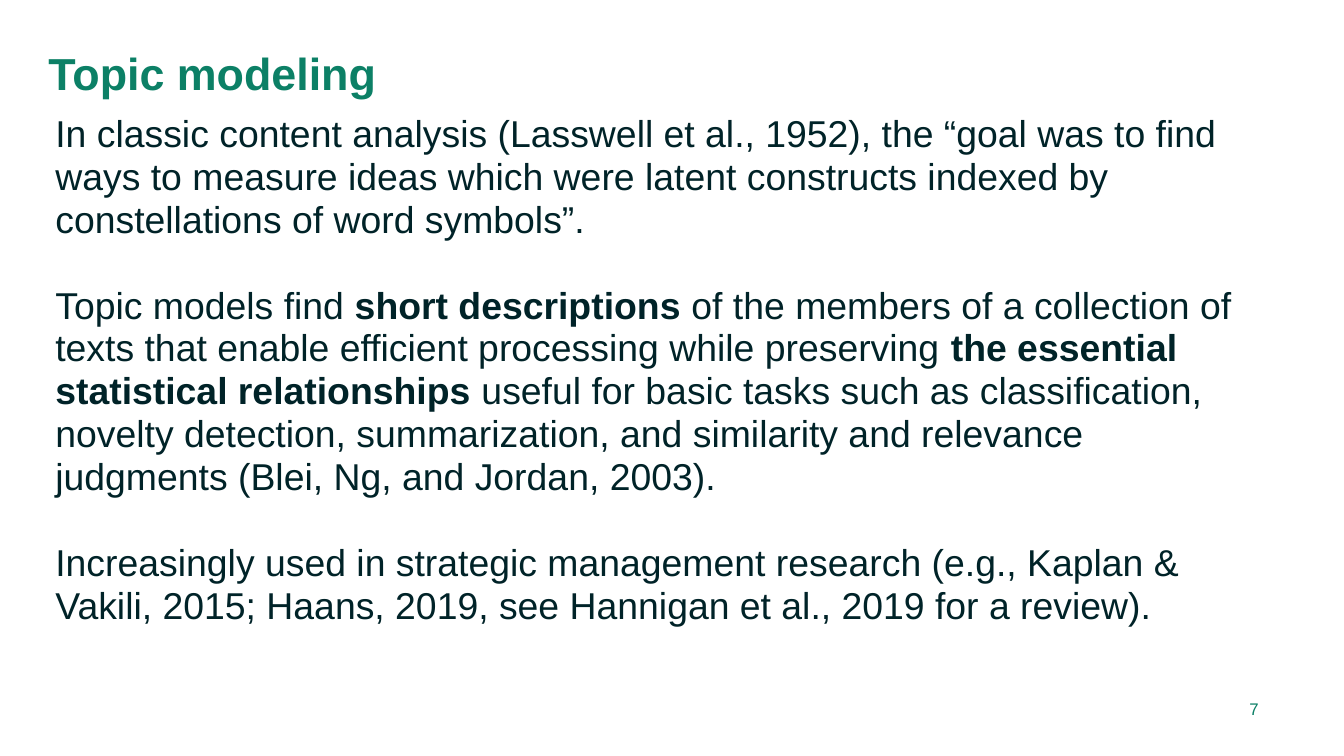
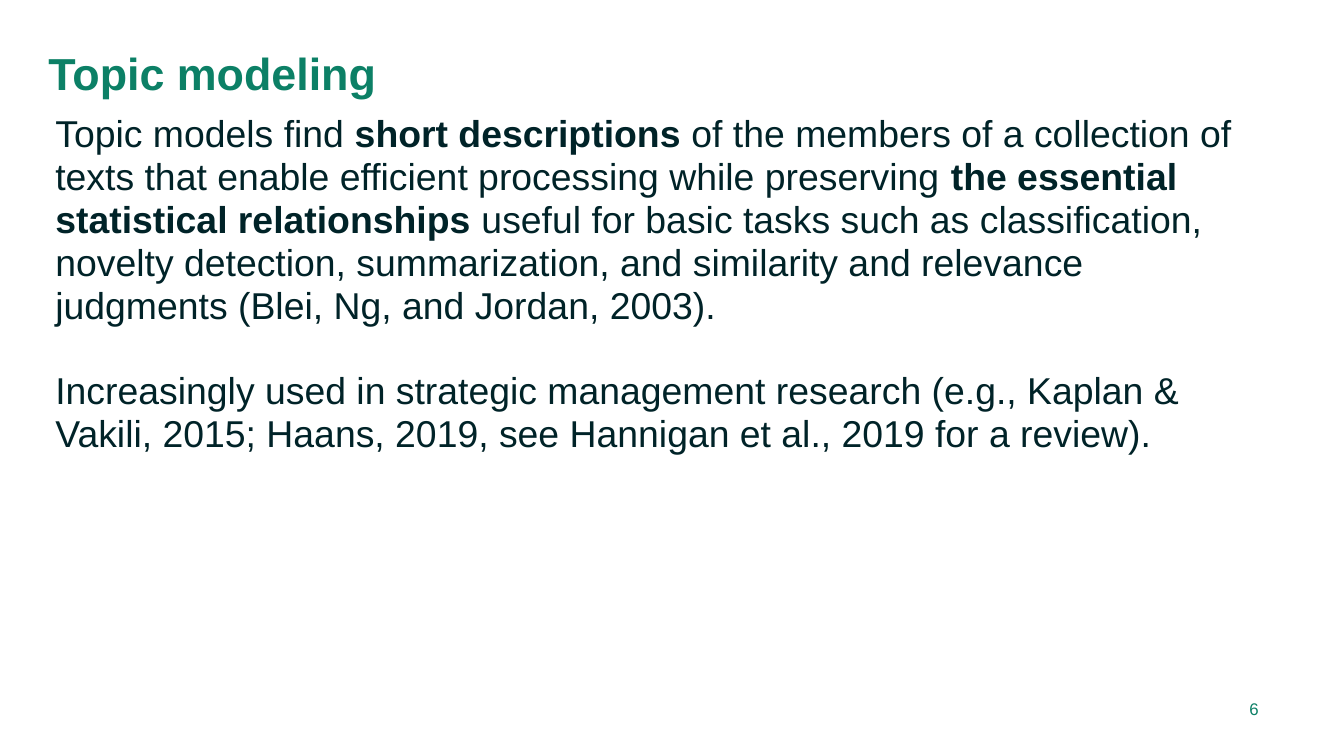
Before and after one commit to RFJHaans/SMS_2022_topicmodeling, a slide deck: slide 6 of Topic modeling workshop.pptx (slide 7 before the commit). Drawn at 1344x756 pixels with LibreOffice and Linux fonts; fonts in the diff are those of the drawing. Boxes give left, top, right and bottom in pixels: in the first picture for what was removed or moved away, otherwise in the second. Text is boxed around its words. In the diff, an @@ line names an element or a change of style, - is before the commit and + after.

```diff
--- a/Topic modeling workshop.pptx
+++ b/Topic modeling workshop.pptx
@@ text at (55, 120, 1216, 240): paragraph removed @@
-In classic content analysis (Lasswell et al., 1952), the “goal was to find ways to measure ideas which were latent constructs indexed by constellations of word symbols”.
@@ page number at (1249, 703, 1258, 715): text changed @@
-7
+6
```
Also in this commit, not shown: 6 other slides changed, 3 slides added, 10 slides removed.
